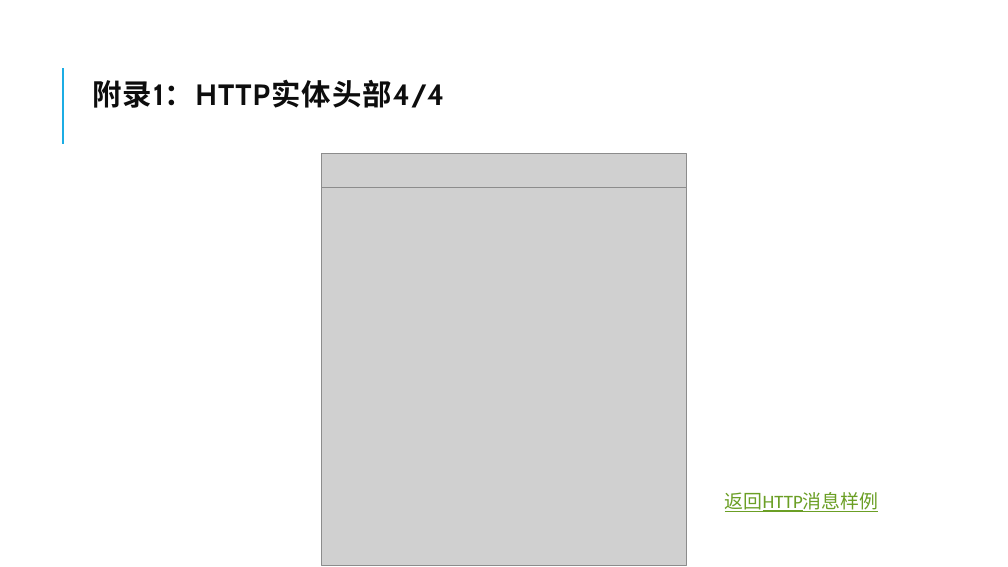
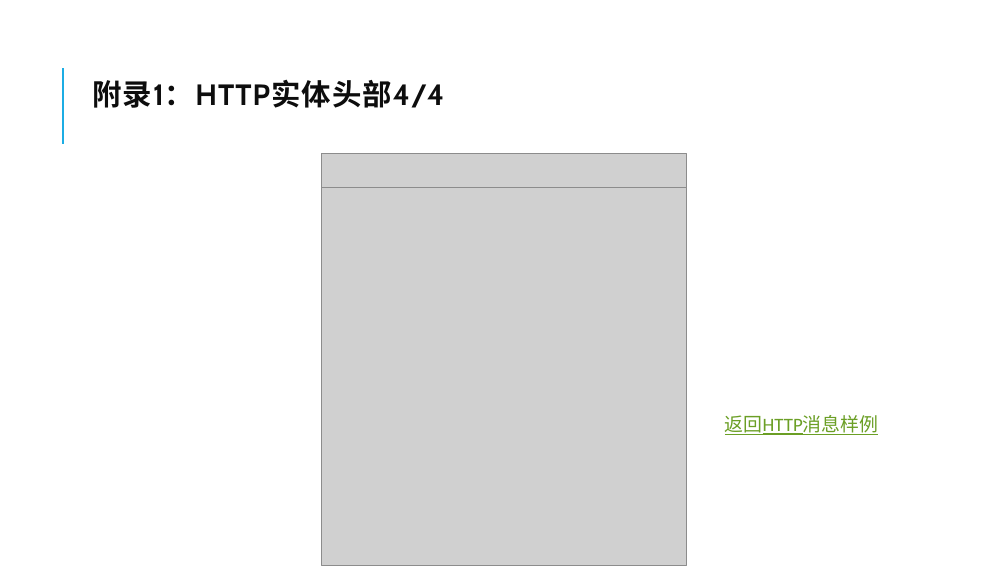
Before and after one commit to sleepingWhiteFish/CAGST, a slide deck: slide 59 of 网络是怎样连接的.pptx (slide 64 before the commit). Drawn at 1008x567 pixels with LibreOffice and Linux fonts; fonts in the diff are those of the drawing; grey boxes stand for pictures. Boxes give left, top, right and bottom in pixels: in the first picture for what was removed or moved away, otherwise in the second. Text is boxed around its words. In the diff, an @@ line names an element or a change of style, - is before the commit and + after.

```diff
--- a/网络是怎样连接的.pptx
+++ b/网络是怎样连接的.pptx
@@ text "返回HTTP消息样例": place and size @@
-text "返回HTTP消息样例" at bbox=[725, 492, 879, 512]
+text "返回HTTP消息样例" at bbox=[725, 415, 879, 435]
```
Also in this commit, not shown: 21 other slides changed, 6 slides added, 11 slides removed.
